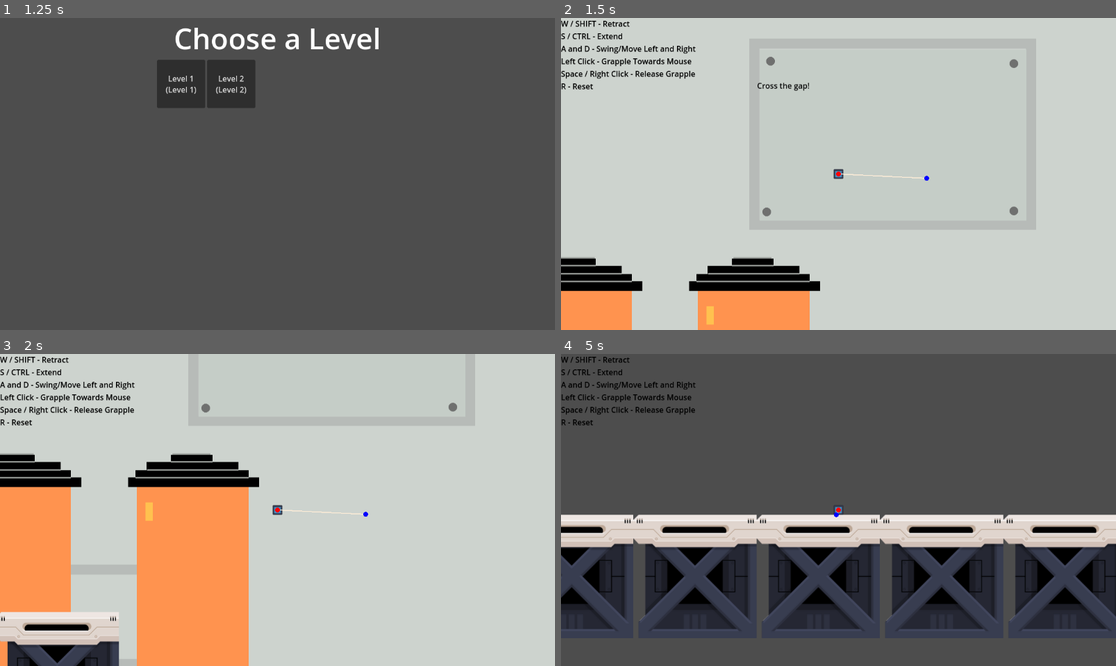
Above: before the commit, frames 1-4 (two rows, left to right).
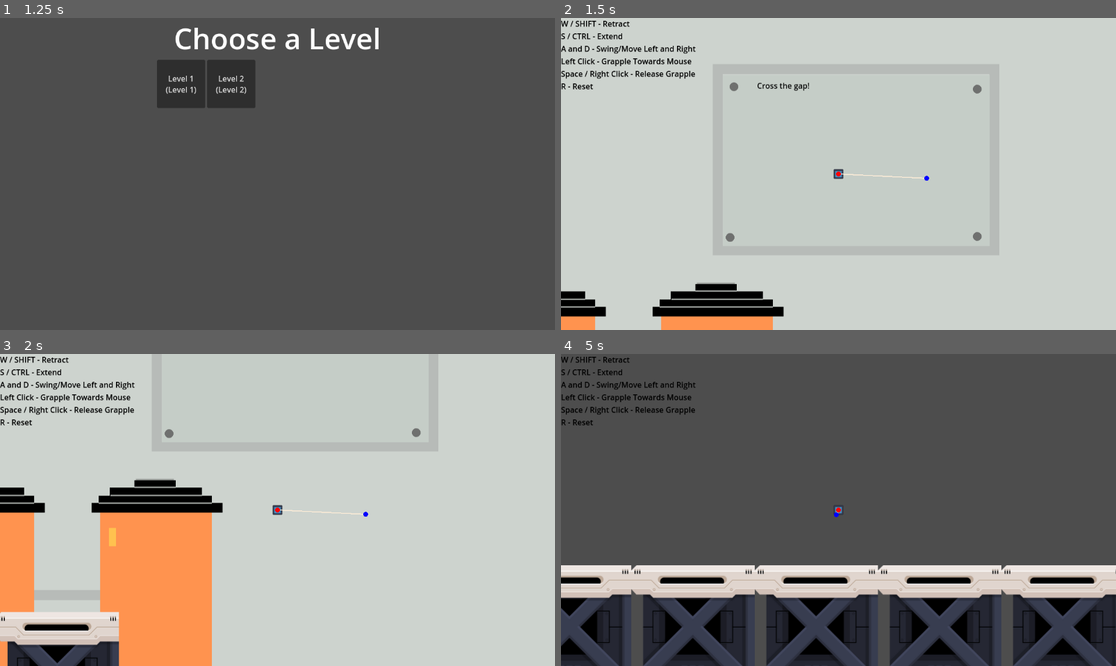
Above: after the commit, the same moments.

Repository: matthewchen146/cmpm-172-grappling-platformer
Game: Godot game, scene res://scenes/main_scenes/title/title.tscn
Same seed, same stepped clock (60 frames per second), same inputs: the game is played once before the commit and once after it. The engine's default icon, where the game draws it, is replaced by a stand-in: a white triangle on a blue panel in a dark square.
Inputs (mouse positions are in pixels of both pictures, inside the frame that each line leads up to):
- Up to frame 1 (1.25 s): click "Play" at 0.5 s
- Up to frame 2 (1.5 s): click "Level 1 (Level 1)" at 1.25 s
- Up to frame 3 (2 s): no input
- Up to frame 4 (5 s): move the mouse to (960, 494) at 2.02 s; hold Right (move_right) 2.03-2.78 s; hold Space (jump) 2.03-2.78 s; click (960, 494) at 2.17 s; move the mouse to (727, 525) at 2.77 s; hold Left (move_left) 2.78-3.53 s; tap S (lower) at 2.85 s; click (727, 525) at 2.92 s; tap Space (jump) at 3.02, 3.05, 3.32, 3.8, 4.25, 4.52, 4.55, 4.82 s; tap Enter at 3.5 s; move the mouse to (894, 441) at 3.52 s; hold W (raise) 3.53-4.28 s; hold Right (move_right) from 3.53 s (still down); click (894, 441) at 3.67 s; move the mouse to (810, 572) at 4.27 s; tap J at 4.35 s; click (810, 572) at 4.42 s

Frame 1 is identical in both runs. In frame 2, 7.4% of the frame differs, in the area x 0-83%, y 12-100%; in frame 3, 14%; in frame 4, 35%, in the area x 0-100%, y 51-100%.

Commit message:
Added the door, and some tweaks to the jumping.

Diff:
--- a/scenes/main_scenes/Levels/Level1.tscn
+++ b/scenes/main_scenes/Levels/Level1.tscn
@@ -7,7 +7,7 @@
 [ext_resource type="Texture2D" uid="uid://r4pvpqt1jh30" path="res://misc/icon.svg" id="4_6ns0k"]
 [ext_resource type="Script" path="res://scripts/Button.gd" id="5_0jonn"]
 [ext_resource type="Script" path="res://scripts/Door.gd" id="6_wv75m"]
-[ext_resource type="Texture2D" uid="uid://csy1rurpkwyl8" path="res://Assets/DoorOpen.png" id="7_sih3g"]
+[ext_resource type="Texture2D" uid="uid://b1dy0gufhix1s" path="res://Assets/Door_Animation_Sprites_Revised.png" id="8_1j28l"]
 
 [sub_resource type="CapsuleShape2D" id="CapsuleShape2D_uv13g"]
 height = 20.0
@@ -35,7 +35,7 @@
 }
 
 [sub_resource type="RectangleShape2D" id="RectangleShape2D_qafom"]
-size = Vector2(128, 294)
+size = Vector2(68, 116)
 
 [sub_resource type="Animation" id="Animation_iqff6"]
 resource_name = "Door_Close"
@@ -51,6 +51,18 @@
 "update": 1,
 "values": [false]
 }
+tracks/1/type = "value"
+tracks/1/imported = false
+tracks/1/enabled = true
+tracks/1/path = NodePath("Node2D/Door/Sprite2D:frame")
+tracks/1/interp = 1
+tracks/1/loop_wrap = true
+tracks/1/keys = {
+"times": PackedFloat32Array(0, 0.1, 0.2, 0.3, 0.4, 0.5, 0.6, 0.7, 0.8, 0.9, 1),
+"transitions": PackedFloat32Array(1, 1, 1, 1, 1, 1, 1, 1, 1, 1, 1),
+"update": 1,
+"values": [10, 9, 8, 7, 6, 5, 4, 3, 2, 1, 0]
+}
 
 [sub_resource type="Animation" id="Animation_7qrc0"]
 resource_name = "Door_Open"
@@ -66,6 +78,18 @@
 "update": 1,
 "values": [true]
 }
+tracks/1/type = "value"
+tracks/1/imported = false
+tracks/1/enabled = true
+tracks/1/path = NodePath("Node2D/Door/Sprite2D:frame")
+tracks/1/interp = 1
+tracks/1/loop_wrap = true
+tracks/1/keys = {
+"times": PackedFloat32Array(0, 0.1, 0.2, 0.3, 0.4, 0.5, 0.6, 0.7, 0.8, 0.9, 1),
+"transitions": PackedFloat32Array(1, 1, 1, 1, 1, 1, 1, 1, 1, 1, 1),
+"update": 1,
+"values": [0, 1, 2, 3, 4, 5, 6, 7, 8, 9, 10]
+}
 
 [sub_resource type="Animation" id="Animation_tyx3q"]
 length = 0.001
@@ -81,6 +105,18 @@
 "update": 1,
 "values": [true]
 }
+tracks/1/type = "value"
+tracks/1/imported = false
+tracks/1/enabled = true
+tracks/1/path = NodePath("Node2D/Door/Sprite2D:frame")
+tracks/1/interp = 1
+tracks/1/loop_wrap = true
+tracks/1/keys = {
+"times": PackedFloat32Array(0),
+"transitions": PackedFloat32Array(1),
+"update": 1,
+"values": [10]
+}
 
 [sub_resource type="AnimationLibrary" id="AnimationLibrary_6eedg"]
 _data = {
@@ -90,7 +126,7 @@
 }
 
 [sub_resource type="RectangleShape2D" id="RectangleShape2D_v1mkh"]
-size = Vector2(100, 270)
+size = Vector2(60, 108)
 
 [node name="RopeTest" type="Node2D"]
 
@@ -117,6 +153,7 @@
 motion_mirroring = Vector2(2500, 0)
 
 [node name="Sprite2D" type="Sprite2D" parent="ParallaxBackground/ParallaxLayer"]
+position = Vector2(-76, 53)
 texture = ExtResource("2_f8jwq")
 
 [node name="Player" type="RigidBody2D" parent="." groups=["Presser"]]
@@ -190,18 +227,21 @@
 }
 
 [node name="Door" type="StaticBody2D" parent="Node2D"]
-position = Vector2(642, 31)
+position = Vector2(636, 37)
 scale = Vector2(0.5, 0.5)
 script = ExtResource("6_wv75m")
 metadata/_edit_group_ = true
 
 [node name="Sprite2D" type="Sprite2D" parent="Node2D/Door"]
-position = Vector2(0, -82)
+position = Vector2(-2.31494, -10.4397)
 scale = Vector2(0.435, 0.62931)
-texture = ExtResource("7_sih3g")
+texture = ExtResource("8_1j28l")
+hframes = 3
+vframes = 4
+frame = 10
 
 [node name="CollisionShape2D" type="CollisionShape2D" parent="Node2D/Door"]
-position = Vector2(0, -83)
+position = Vector2(-0.314941, -4.43971)
 shape = SubResource("RectangleShape2D_qafom")
 disabled = true
 
@@ -212,11 +252,13 @@
 }
 
 [node name="Area2D" type="Area2D" parent="Node2D/Door"]
+position = Vector2(0, -4)
 
 [node name="CollisionShape2D" type="CollisionShape2D" parent="Node2D/Door/Area2D"]
-position = Vector2(0, -73)
+position = Vector2(0.314941, 0.439713)
 shape = SubResource("RectangleShape2D_v1mkh")
 
+[connection signal="button_pressed" from="Node2D/Button" to="Node2D/Door" method="activate"]
 [connection signal="body_entered" from="Node2D/Button/Area2D" to="Node2D/Button" method="_on_area_2d_body_entered"]
 [connection signal="body_exited" from="Node2D/Button/Area2D" to="Node2D/Button" method="_on_area_2d_body_exited"]
 [connection signal="body_entered" from="Node2D/Door/Area2D" to="Node2D/Door" method="_on_area_2d_body_entered"]
--- a/scenes/main_scenes/Levels/Level2.tscn
+++ b/scenes/main_scenes/Levels/Level2.tscn
@@ -7,7 +7,7 @@
 [ext_resource type="Texture2D" uid="uid://r4pvpqt1jh30" path="res://misc/icon.svg" id="4_r6yws"]
 [ext_resource type="Script" path="res://scripts/Button.gd" id="5_gicgk"]
 [ext_resource type="Script" path="res://scripts/Door.gd" id="6_j2pwe"]
-[ext_resource type="Texture2D" uid="uid://csy1rurpkwyl8" path="res://Assets/DoorOpen.png" id="7_hhj13"]
+[ext_resource type="Texture2D" uid="uid://b1dy0gufhix1s" path="res://Assets/Door_Animation_Sprites_Revised.png" id="8_s23in"]
 
 [sub_resource type="CapsuleShape2D" id="CapsuleShape2D_e0xi0"]
 height = 20.0
@@ -34,8 +34,8 @@
 "Button_Up": SubResource("Animation_bhe58")
 }
 
-[sub_resource type="RectangleShape2D" id="RectangleShape2D_qafom"]
-size = Vector2(128, 294)
+[sub_resource type="RectangleShape2D" id="RectangleShape2D_x0bm2"]
+size = Vector2(68, 116)
 
 [sub_resource type="Animation" id="Animation_iqff6"]
 resource_name = "Door_Close"
@@ -51,6 +51,18 @@
 "update": 1,
 "values": [false]
 }
+tracks/1/type = "value"
+tracks/1/imported = false
+tracks/1/enabled = true
+tracks/1/path = NodePath("Node2D/Door/Sprite2D:frame")
+tracks/1/interp = 1
+tracks/1/loop_wrap = true
+tracks/1/keys = {
+"times": PackedFloat32Array(0, 0.1, 0.2, 0.3, 0.4, 0.5, 0.6, 0.7, 0.8, 0.9, 1),
+"transitions": PackedFloat32Array(1, 1, 1, 1, 1, 1, 1, 1, 1, 1, 1),
+"update": 1,
+"values": [10, 9, 8, 7, 6, 5, 4, 3, 2, 1, 0]
+}
 
 [sub_resource type="Animation" id="Animation_7qrc0"]
 resource_name = "Door_Open"
@@ -66,6 +78,18 @@
 "update": 1,
 "values": [true]
 }
+tracks/1/type = "value"
+tracks/1/imported = false
+tracks/1/enabled = true
+tracks/1/path = NodePath("Node2D/Door/Sprite2D:frame")
+tracks/1/interp = 1
+tracks/1/loop_wrap = true
+tracks/1/keys = {
+"times": PackedFloat32Array(0, 0.1, 0.2, 0.3, 0.4, 0.5, 0.6, 0.7, 0.8, 0.9, 1),
+"transitions": PackedFloat32Array(1, 1, 1, 1, 1, 1, 1, 1, 1, 1, 1),
+"update": 1,
+"values": [0, 1, 2, 3, 4, 5, 6, 7, 8, 9, 10]
+}
 
 [sub_resource type="Animation" id="Animation_tyx3q"]
 length = 0.001
@@ -81,6 +105,18 @@
 "update": 1,
 "values": [true]
 }
+tracks/1/type = "value"
+tracks/1/imported = false
+tracks/1/enabled = true
+tracks/1/path = NodePath("Node2D/Door/Sprite2D:frame")
+tracks/1/interp = 1
+tracks/1/loop_wrap = true
+tracks/1/keys = {
+"times": PackedFloat32Array(0),
+"transitions": PackedFloat32Array(1),
+"update": 1,
+"values": [10]
+}
 
 [sub_resource type="AnimationLibrary" id="AnimationLibrary_6eedg"]
 _data = {
@@ -89,8 +125,8 @@
 "RESET": SubResource("Animation_tyx3q")
 }
 
-[sub_resource type="RectangleShape2D" id="RectangleShape2D_v1mkh"]
-size = Vector2(100, 270)
+[sub_resource type="RectangleShape2D" id="RectangleShape2D_7kei4"]
+size = Vector2(60, 108)
 
 [node name="RopeTest" type="Node2D"]
 
@@ -163,7 +199,7 @@
 [node name="Node2D" type="Node2D" parent="."]
 
 [node name="Button" type="StaticBody2D" parent="Node2D"]
-position = Vector2(496, 60)
+position = Vector2(399, 61)
 script = ExtResource("5_gicgk")
 metadata/_edit_group_ = true
 metadata/TriggerObjects = [NodePath("../Door")]
@@ -190,20 +226,23 @@
 }
 
 [node name="Door" type="StaticBody2D" parent="Node2D"]
-position = Vector2(642, 31)
+position = Vector2(636, 37)
 scale = Vector2(0.5, 0.5)
 script = ExtResource("6_j2pwe")
 LevelNumToEnter = 3
 metadata/_edit_group_ = true
 
 [node name="Sprite2D" type="Sprite2D" parent="Node2D/Door"]
-position = Vector2(0, -82)
+position = Vector2(-2.31494, -10.4397)
 scale = Vector2(0.435, 0.62931)
-texture = ExtResource("7_hhj13")
+texture = ExtResource("8_s23in")
+hframes = 3
+vframes = 4
+frame = 10
 
 [node name="CollisionShape2D" type="CollisionShape2D" parent="Node2D/Door"]
-position = Vector2(0, -83)
-shape = SubResource("RectangleShape2D_qafom")
+position = Vector2(-0.314941, -4.43971)
+shape = SubResource("RectangleShape2D_x0bm2")
 disabled = true
 
 [node name="AnimationPlayer" type="AnimationPlayer" parent="Node2D/Door"]
@@ -213,11 +252,13 @@
 }
 
 [node name="Area2D" type="Area2D" parent="Node2D/Door"]
+position = Vector2(0, -4)
 
 [node name="CollisionShape2D" type="CollisionShape2D" parent="Node2D/Door/Area2D"]
-position = Vector2(0, -73)
-shape = SubResource("RectangleShape2D_v1mkh")
-
+position = Vector2(0.314941, 0.439713)
+shape = SubResource("RectangleShape2D_7kei4")
+
+[connection signal="button_pressed" from="Node2D/Button" to="Node2D/Door" method="activate"]
 [connection signal="body_entered" from="Node2D/Button/Area2D" to="Node2D/Button" method="_on_area_2d_body_entered"]
 [connection signal="body_exited" from="Node2D/Button/Area2D" to="Node2D/Button" method="_on_area_2d_body_exited"]
 [connection signal="body_entered" from="Node2D/Door/Area2D" to="Node2D/Door" method="_on_area_2d_body_entered"]
--- a/scenes/main_scenes/Levels/Level3.tscn
+++ b/scenes/main_scenes/Levels/Level3.tscn
@@ -7,7 +7,7 @@
 [ext_resource type="Texture2D" uid="uid://r4pvpqt1jh30" path="res://misc/icon.svg" id="4_ldhoi"]
 [ext_resource type="Script" path="res://scripts/Button.gd" id="5_6yi48"]
 [ext_resource type="Script" path="res://scripts/Door.gd" id="6_fytqi"]
-[ext_resource type="Texture2D" uid="uid://csy1rurpkwyl8" path="res://Assets/DoorOpen.png" id="7_xhjqy"]
+[ext_resource type="Texture2D" uid="uid://b1dy0gufhix1s" path="res://Assets/Door_Animation_Sprites_Revised.png" id="8_l7pgr"]
 
 [sub_resource type="CapsuleShape2D" id="CapsuleShape2D_gq05c"]
 height = 20.0
@@ -34,8 +34,8 @@
 "Button_Up": SubResource("Animation_bhe58")
 }
 
-[sub_resource type="RectangleShape2D" id="RectangleShape2D_qafom"]
-size = Vector2(128, 294)
+[sub_resource type="RectangleShape2D" id="RectangleShape2D_vwv8d"]
+size = Vector2(68, 116)
 
 [sub_resource type="Animation" id="Animation_iqff6"]
 resource_name = "Door_Close"
@@ -51,6 +51,18 @@
 "update": 1,
 "values": [false]
 }
+tracks/1/type = "value"
+tracks/1/imported = false
+tracks/1/enabled = true
+tracks/1/path = NodePath("Node2D/Door/Sprite2D:frame")
+tracks/1/interp = 1
+tracks/1/loop_wrap = true
+tracks/1/keys = {
+"times": PackedFloat32Array(0, 0.1, 0.2, 0.3, 0.4, 0.5, 0.6, 0.7, 0.8, 0.9, 1),
+"transitions": PackedFloat32Array(1, 1, 1, 1, 1, 1, 1, 1, 1, 1, 1),
+"update": 1,
+"values": [10, 9, 8, 7, 6, 5, 4, 3, 2, 1, 0]
+}
 
 [sub_resource type="Animation" id="Animation_7qrc0"]
 resource_name = "Door_Open"
@@ -66,6 +78,18 @@
 "update": 1,
 "values": [true]
 }
+tracks/1/type = "value"
+tracks/1/imported = false
+tracks/1/enabled = true
+tracks/1/path = NodePath("Node2D/Door/Sprite2D:frame")
+tracks/1/interp = 1
+tracks/1/loop_wrap = true
+tracks/1/keys = {
+"times": PackedFloat32Array(0, 0.1, 0.2, 0.3, 0.4, 0.5, 0.6, 0.7, 0.8, 0.9, 1),
+"transitions": PackedFloat32Array(1, 1, 1, 1, 1, 1, 1, 1, 1, 1, 1),
+"update": 1,
+"values": [0, 1, 2, 3, 4, 5, 6, 7, 8, 9, 10]
+}
 
 [sub_resource type="Animation" id="Animation_tyx3q"]
 length = 0.001
@@ -81,6 +105,18 @@
 "update": 1,
 "values": [true]
 }
+tracks/1/type = "value"
+tracks/1/imported = false
+tracks/1/enabled = true
+tracks/1/path = NodePath("Node2D/Door/Sprite2D:frame")
+tracks/1/interp = 1
+tracks/1/loop_wrap = true
+tracks/1/keys = {
+"times": PackedFloat32Array(0),
+"transitions": PackedFloat32Array(1),
+"update": 1,
+"values": [10]
+}
 
 [sub_resource type="AnimationLibrary" id="AnimationLibrary_6eedg"]
 _data = {
@@ -89,8 +125,8 @@
 "RESET": SubResource("Animation_tyx3q")
 }
 
-[sub_resource type="RectangleShape2D" id="RectangleShape2D_v1mkh"]
-size = Vector2(100, 270)
+[sub_resource type="RectangleShape2D" id="RectangleShape2D_3e2p3"]
+size = Vector2(60, 108)
 
 [node name="RopeTest" type="Node2D"]
 
@@ -161,9 +197,10 @@
 R - Reset"
 
 [node name="Node2D" type="Node2D" parent="."]
+position = Vector2(4, 0)
 
 [node name="Button" type="StaticBody2D" parent="Node2D"]
-position = Vector2(-114, 285)
+position = Vector2(-115, 283)
 script = ExtResource("5_6yi48")
 metadata/_edit_group_ = true
 metadata/TriggerObjects = [NodePath("../Door")]
@@ -190,20 +227,23 @@
 }
 
 [node name="Door" type="StaticBody2D" parent="Node2D"]
-position = Vector2(-347, 254)
+position = Vector2(-339, 262)
 scale = Vector2(0.5, 0.5)
 script = ExtResource("6_fytqi")
 LevelNumToEnter = 3
 metadata/_edit_group_ = true
 
 [node name="Sprite2D" type="Sprite2D" parent="Node2D/Door"]
-position = Vector2(0, -82)
+position = Vector2(-2.31494, -10.4397)
 scale = Vector2(0.435, 0.62931)
-texture = ExtResource("7_xhjqy")
+texture = ExtResource("8_l7pgr")
+hframes = 3
+vframes = 4
+frame = 10
 
 [node name="CollisionShape2D" type="CollisionShape2D" parent="Node2D/Door"]
-position = Vector2(0, -83)
-shape = SubResource("RectangleShape2D_qafom")
+position = Vector2(-0.314941, -4.43971)
+shape = SubResource("RectangleShape2D_vwv8d")
 disabled = true
 
 [node name="AnimationPlayer" type="AnimationPlayer" parent="Node2D/Door"]
@@ -213,11 +253,13 @@
 }
 
 [node name="Area2D" type="Area2D" parent="Node2D/Door"]
+position = Vector2(0, -4)
 
 [node name="CollisionShape2D" type="CollisionShape2D" parent="Node2D/Door/Area2D"]
-position = Vector2(0, -73)
-shape = SubResource("RectangleShape2D_v1mkh")
-
+position = Vector2(0.314941, 0.439713)
+shape = SubResource("RectangleShape2D_3e2p3")
+
+[connection signal="button_pressed" from="Node2D/Button" to="Node2D/Door" method="activate"]
 [connection signal="body_entered" from="Node2D/Button/Area2D" to="Node2D/Button" method="_on_area_2d_body_entered"]
 [connection signal="body_exited" from="Node2D/Button/Area2D" to="Node2D/Button" method="_on_area_2d_body_exited"]
 [connection signal="body_entered" from="Node2D/Door/Area2D" to="Node2D/Door" method="_on_area_2d_body_entered"]
--- a/scripts/Door.gd
+++ b/scripts/Door.gd
@@ -4,7 +4,7 @@
 @export var LevelNumToEnter: int = 2
 # Called when the node enters the scene tree for the first time.
 func _ready():
-	#$AnimationPlayer.play("Door_Close")
+	$AnimationPlayer.play("Door_Close")
 	pass
 
 # Called every frame. 'delta' is the elapsed time since the previous frame.
@@ -27,4 +27,5 @@
 func _on_area_2d_body_entered(body):
 	if body.name == "Player":
 		print_debug("Player Entered Door")
-		get_tree().change_scene_to_file("res://scenes/main_scenes/Levels/Level%d.tscn" % [LevelNumToEnter])
+		if (open):
+			get_tree().change_scene_to_file("res://scenes/main_scenes/Levels/Level%d.tscn" % [LevelNumToEnter])
--- a/scripts/Player.gd
+++ b/scripts/Player.gd
@@ -107,9 +107,12 @@
 
 	else:
 		pressed_mouse = false
-	if Input.is_mouse_button_pressed(MOUSE_BUTTON_RIGHT) or Input.is_action_pressed("jump"):
+	if Input.is_action_just_pressed("jump") and grappling:
+		#jump off of the rope instead of disconnect it
+		apply_impulse(jump_strength * Vector2(0,-1))
 		grappling = false
-
+	if Input.is_mouse_button_pressed(MOUSE_BUTTON_RIGHT):
+		grappling = false
 	if !grappling:
 		return
 	anchor_position = anchorNode.position
@@ -290,5 +293,5 @@
 
 
 	#jump if we are on the ground and jump is pressed
-	if (onGround or grappling) and Input.is_action_just_pressed("jump"):
+	if (onGround and not grappling) and Input.is_action_just_pressed("jump"):
 		apply_impulse(jump_strength * Vector2(0,-1))
Binary file added: Assets/Door_Animation_Sprites_Revised.png
Not shown, added: Assets/Door_Animation_Sprites_Revised.png.import
Not shown: 2 places in scenes/main_scenes/Levels/Level2.tscn that only renumber resources
Not shown: 2 places in scenes/main_scenes/Levels/Level3.tscn that only renumber resources
